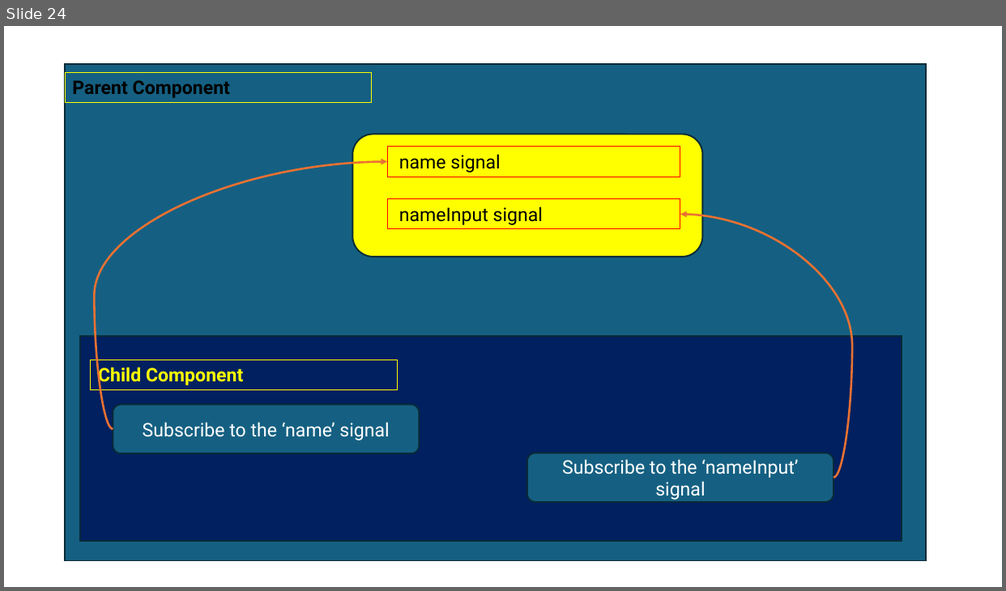
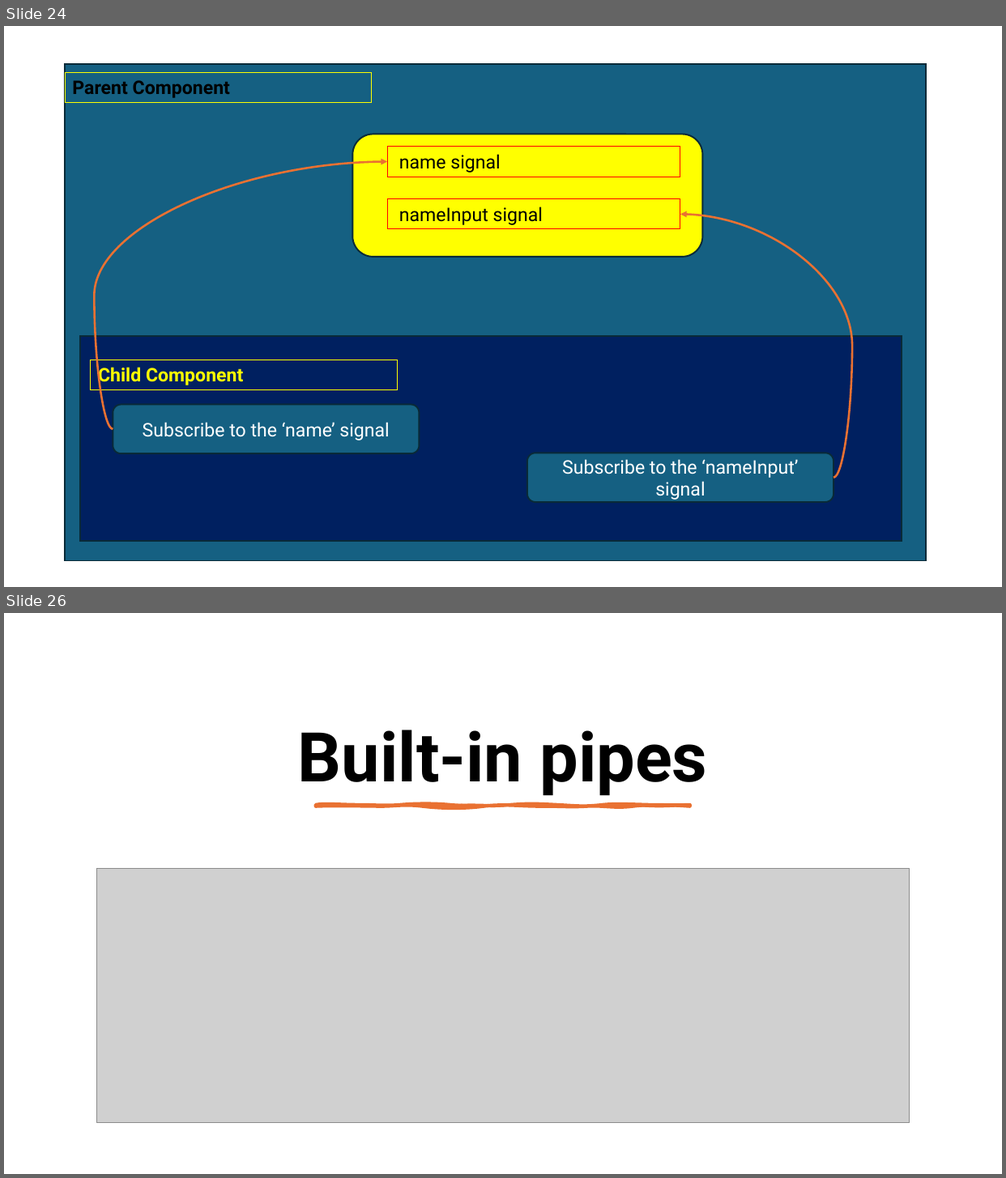
Before and after one commit to maheshsabnis/ng17guard, a slide deck: my-ng-app/Angular_Training_Images.pptx. Shown one above the other, each under a label of ours: slide 24 before the commit, slides 24 and 26 after it; the slides between them are not shown. The pictures are 1006x591 and 1006x1178 pixels, drawn with LibreOffice and Linux fonts; fonts in the diff are those of the drawing; grey boxes stand for pictures. Boxes give left, top, right and bottom in pixels: in the first picture for what was removed or moved away, otherwise in the second. Text is boxed around its words. In the diff, an @@ line names an element or a change of style, - is before the commit and + after.

```diff
--- a/my-ng-app/Angular_Training_Images.pptx
+++ b/my-ng-app/Angular_Training_Images.pptx
@@ slide 26 added at [4,613,1002,1174], background #FFFFFF @@
@@ text added at [298,730,707,796], 66 pt, text #000000, bold @@
+Built-in pipes
@@ freeform shape added at [315,805,690,806], fill #E97132, outline #E97132 3.25 pt @@
@@ picture added at [97,869,910,1122] @@
```
Also in this commit, not shown: 1 other slide added, 10 other files.
